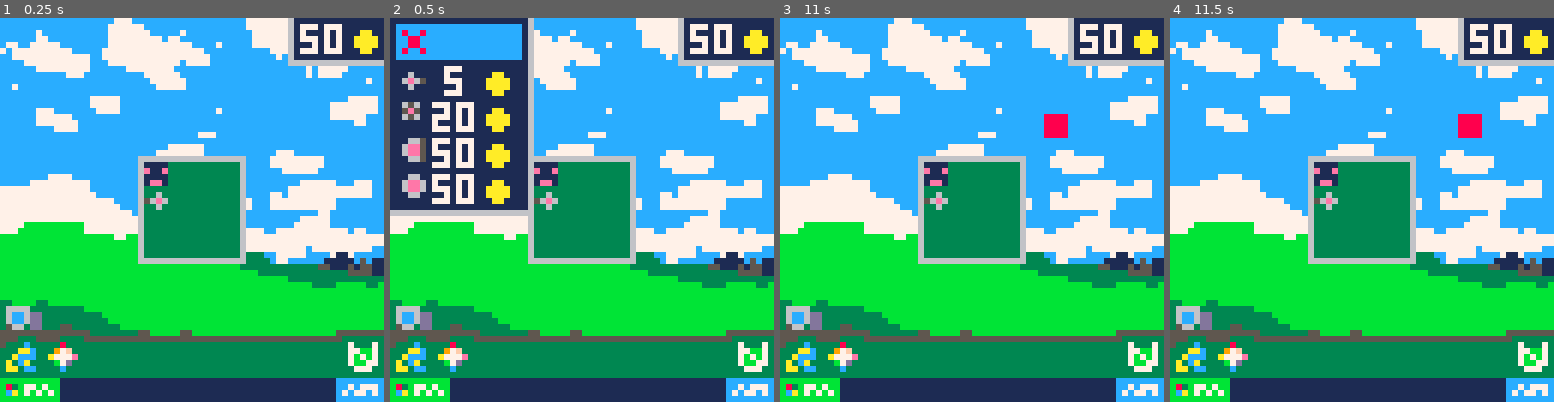
Above: before the commit, frames 1-4 (left to right).
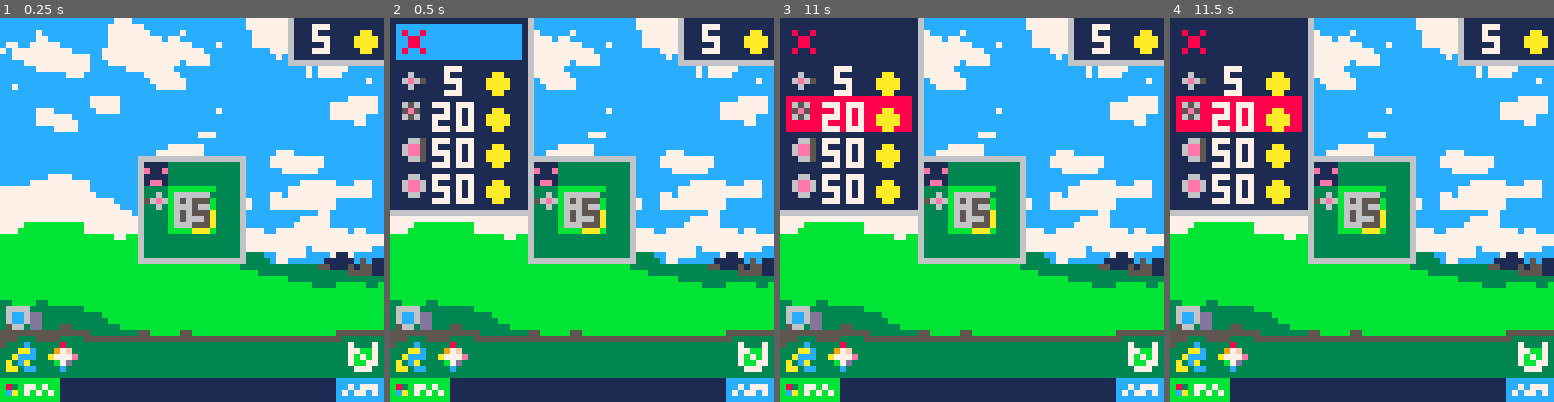
Above: after the commit, the same moments.

Repository: Darenn/Mr-Tobro
Game: PICO-8 cartridge lowrezjam.p8
Same seed, same stepped clock (60 frames per second), same inputs: the game is played once before the commit and once after it.
Inputs:
- Up to frame 1 (0.25 s): no input
- Up to frame 2 (0.5 s): tap X (X key) at 0.33 s
- Up to frame 3 (11 s): tap O (Z key) at 0.7, 1.7, 2.1, 2.5, 2.9, 3.3, 3.7, 4.1, 4.5, 4.9, 5.3, 5.7, 6.1, 6.5, 6.9, 7.3, 7.7, 8.1, 8.5, 8.9, 9.3, 9.7, 10.1, 10.5, 10.9 s; tap X (X key) at 1.07, 1.85, 2.97, 4.08, 5.2, 6.32, 7.43, 8.55, 9.67, 10.78 s; hold Right 1.6-2.1 s; hold Up 2.15-2.42 s; hold Right 2.47-3.03 s; hold Left 3.08-3.58 s; hold Down 3.63-3.97 s; hold Right 4.02-4.68 s; hold Up 4.73-5.03 s; hold Left 5.08-5.68 s; hold Down 5.73-6.03 s; hold Right 6.08-6.58 s; hold Right 6.63-7.13 s; hold Up 7.18-7.45 s; hold Right 7.5-8.07 s; hold Left 8.12-8.62 s; hold Down 8.67-9 s; hold Right 9.05-9.72 s; hold Up 9.77-10.07 s; hold Left 10.12-10.72 s; hold Down from 10.77 s (still down)
- Up to frame 4 (11.5 s): release Down at 11.07 s; hold Right from 11.12 s (still down); tap O (Z key) at 11.3 s

The runs differ from the first frame. In frame 1, 2.0% of the frame differs, in the area x 43-90%, y 1-57%; in frame 2, 2.0%; in frame 3, 21%, in the area x 0-90%, y 0-57%; in frame 4, 21%.

Commit message:
Part 1 LD.

Diff:
--- a/lowrezjam.p8
+++ b/lowrezjam.p8
@@ -17,7 +17,9 @@
 g_player = nil
 g_spawner = nil
 g_tobro_window = nil
-g_money = 50
+g_money = 5
+g_hp = 5
+g_game_over = false
 
 g_bullets = {}
 g_enemies = {}
@@ -33,6 +35,10 @@
     end
   end
 
+function game_over()
+  g_game_over = true
+  music(g_sound_manager.patterns.window_xp_outro)
+end
 
 function _init()
   -- make the game in 64x64
@@ -43,12 +49,12 @@
   g_spawner = create_spawner()
   g_tobro_window = create_tobro_window({x=6,y=6},4,4)
   create_level(g_spawner)
-  music(1)
+  --music(g_sound_manager.patterns.window_xp_intro)
 end
 
 function _update()
     update_menu(g_menu)
-    if (g_in_menu) then return end
+    if (g_in_menu or g_game_over) then return end
     update_buildings()
     update_player(g_player)
     update_bullets()
@@ -106,15 +112,22 @@
   cls()
   map(0, 0, 0, 0, 8, 8)
   draw_tobro_window(g_tobro_window)
+
+
+  draw_spawn_zones()
+  draw_enemies()
   draw_player(g_player)
   draw_buildings()
-  draw_spawn_zones()
   draw_bullets()
-  draw_enemies()
   if (g_in_menu) then
     draw_menu(g_menu)
   end
   draw_ui()
+
+  if g_game_over then
+    print("game over", 14, 17, 14)
+    print("press x", 19, 46, 14)
+  end
 end
 
 function draw_bullets()
@@ -124,11 +137,8 @@
 end
 
 function draw_enemies()
-  for i=#g_enemies - 1, 1, -1 do
+  for i=#g_enemies, 1, -1 do
     draw_enemy(g_enemies[i])
-  end
-  for e in all(g_enemies) do
- --   draw_enemy(e)
   end
 end
 
@@ -260,10 +270,9 @@
   return mget(x / 2, y / 2) == walkable_tile
 end
 
-function is_walkable(position)
-  --return mget(position.x / 2, position.y / 2) == walkable_tile
-  local pos = {x = position.x / 2, y = position.y /2}
-  return is_in_tobro_window(g_tobro_window, position)
+function is_walkable(tile_position)
+  local is_in_core = tile_position.x >= 7 and tile_position.x <= 8 and tile_position.y >= 7 and tile_position.y <= 8
+  return is_in_tobro_window(g_tobro_window, tile_position) and not is_in_core
 end
 
 function collide(obj, other)
@@ -592,6 +602,7 @@
 
 function update_menu(menu)
   if (btnp(5)) then
+    if (g_game_over) then run() end
     on_menu_pressed(menu)
   end
   if (not g_in_menu) then return end
@@ -855,7 +866,7 @@
   return copy
 end
 
-function create_info_enemy(x, y, w, h, hp, speed, right_sprite_id, up_sprite_id)
+function create_info_enemy(x, y, w, h, hp, price, speed, right_sprite_id, up_sprite_id)
   local enemy = {}
   enemy.pos = {}
   enemy.pos.x = x
@@ -871,12 +882,13 @@
   enemy.right_sprite_id = right_sprite_id
   enemy.up_sprite_id = up_sprite_id
   enemy.last_update_time = time()
+  enemy.price = price
   return enemy
 end
 
 function kill(enemy)
   del(g_enemies, enemy)
-  g_money += 1
+  g_money += enemy.price
   sfx(g_sound_manager.sfx_list.basic_enemy_dies)
 end
 
@@ -886,9 +898,9 @@
 g_enemy_type.big = 3
 
 g_enemies_info = {}
-g_enemies_info[g_enemy_type.basic] = create_info_enemy(0, 0, 6, 6, 1, 0.75, 8, 8)
-g_enemies_info[g_enemy_type.fast] = create_info_enemy(0, 0, 4, 4, 1, 1.5, 16, 16)
-g_enemies_info[g_enemy_type.big] = create_info_enemy(0, 0, 8, 8, 1, 0.5, 17, 17)
+g_enemies_info[g_enemy_type.basic] = create_info_enemy(0, 0, 6, 6, 1, 1, 0.75, 8, 8)
+g_enemies_info[g_enemy_type.fast] = create_info_enemy(0, 0, 4, 4, 1, 2, 1.5, 16, 16)
+g_enemies_info[g_enemy_type.big] = create_info_enemy(0, 0, 8, 8, 6, 5, 0.5, 17, 17)
 
 
 function update_enemy(enemy)
@@ -908,6 +920,12 @@
     enemy.direction.y = 0
   end
 
+  -- the enemy is in the middle
+  if(enemy.direction.y == 0 and enemy.direction.x == 0) then
+    lost_hp()
+    kill(enemy)
+  end
+
   if (time() - enemy.last_update_time > 1 / enemy.speed) then
     enemy.last_update_time = time()
     enemy.pos.x += enemy.direction.x
@@ -922,33 +940,234 @@
 --Spawner
 function create_level(spawner)
 
+  -- idea
+  -- make the ennemies pop in circle so that the player can streak them
+
   -- before start
 
   create_building(6, 7, e_orientation.left, building_type.canon)
+
+
+  -- advices
+  -- 3 seconds between basics on same spot(to see them)
   -- at start
 
-  local s1 = {x=0* tile_size, y=7* tile_size};
-  spawn_zone(2, s1, spawner)
-  spawn_enemy(3, g_enemy_type.basic, s1, spawner)
-
-  local s2 = {x=7 * tile_size, y=0* tile_size}
-  spawn_zone(5, s2, spawner)
-  spawn_enemy(6, g_enemy_type.basic, s2, spawner)
-  spawn_enemy(9, g_enemy_type.basic, s1, spawner)
-  spawn_enemy(10, g_enemy_type.basic, s2, spawner)
-  spawn_enemy(14, g_enemy_type.basic, s1, spawner)
-
-  local s3 = {x=15* tile_size, y=7* tile_size}
+  -- tutorial
+
+  local s1 = {x=0* tile_size, y=7* tile_size}; -- midleft
+  spawn_zone(3, s1, spawner)
+  spawn_enemy(6, g_enemy_type.basic, s1, spawner)
+
+  local s2 = {x=7 * tile_size, y=0* tile_size} -- midtop
+  spawn_zone(10, s2, spawner)
+  spawn_enemy(10, g_enemy_type.basic, s1, spawner)
+
+  -- to anounce the arrival of enemies on the right
+  local s3 = {x=15* tile_size, y=7* tile_size} -- midright
   spawn_zone(10, s3, spawner)
-  spawn_enemy(17, g_enemy_type.basic, s3, spawner)
+  spawn_enemy(13, g_enemy_type.basic, s2, spawner)
+  spawn_enemy(16, g_enemy_type.basic, s2, spawner)
+  spawn_enemy(13, g_enemy_type.basic, s1, spawner)
+
+  -- enough money to build a third canon
+  spawn_enemy(18, g_enemy_type.basic, s3, spawner)
   spawn_enemy(20, g_enemy_type.basic, s1, spawner)
-  spawn_enemy(20, g_enemy_type.basic, s2, spawner)
+  spawn_enemy(22, g_enemy_type.basic, s2, spawner)
   spawn_enemy(24, g_enemy_type.basic, s3, spawner)
   spawn_enemy(26, g_enemy_type.basic, s2, spawner)
 
-
-  spawn_enemy(3, g_enemy_type.fast, s2, spawner)
-  spawn_enemy(3, g_enemy_type.big, s3, spawner)
+  -- learn about faster enemies
+  spawn_enemy(30, g_enemy_type.fast, s3, spawner)
+  spawn_enemy(30, g_enemy_type.basic, s1, spawner)
+
+  -- end tutorial 34 s
+  -- enough to build a fourth canon
+  -- 3 golds
+  local s4 = {x=7 * tile_size, y=15* tile_size} -- midbot
+  spawn_zone(31, s4, spawner)
+  spawn_enemy(35, g_enemy_type.basic, s1, spawner)
+  spawn_enemy(35, g_enemy_type.basic, s2, spawner)
+  spawn_enemy(35, g_enemy_type.basic, s3, spawner)
+  spawn_enemy(35, g_enemy_type.basic, s4, spawner)
+  spawn_enemy(38, g_enemy_type.basic, s1, spawner)
+  spawn_enemy(38, g_enemy_type.basic, s2, spawner)
+  spawn_enemy(38, g_enemy_type.basic, s3, spawner)
+  spawn_enemy(38, g_enemy_type.basic, s4, spawner)
+  spawn_enemy(44, g_enemy_type.fast, s1, spawner)
+  spawn_enemy(44, g_enemy_type.fast, s2, spawner)
+  spawn_enemy(44, g_enemy_type.fast, s3, spawner)
+  spawn_enemy(44, g_enemy_type.fast, s4, spawner)
+
+  -- 19 golds
+  -- buy a new canon
+  local s5 = {x=9 * tile_size, y=15* tile_size} -- midbot
+  spawn_zone(45, s5, spawner)
+  spawn_enemy(50, g_enemy_type.basic, s1, spawner)
+  spawn_enemy(50, g_enemy_type.basic, s2, spawner)
+  spawn_enemy(50, g_enemy_type.basic, s3, spawner)
+  spawn_enemy(50, g_enemy_type.basic, s4, spawner)
+  spawn_enemy(50, g_enemy_type.basic, s5, spawner)
+
+  spawn_enemy(54, g_enemy_type.basic, s3, spawner)
+  spawn_enemy(54, g_enemy_type.basic, s4, spawner)
+  spawn_enemy(54, g_enemy_type.basic, s5, spawner)
+  spawn_enemy(55, g_enemy_type.fast, s1, spawner)
+  spawn_enemy(55, g_enemy_type.fast, s2, spawner)
+
+
+  -- 26 golds
+  -- might want to try a multiple canon
+  local s6 = {x=0 * tile_size, y=8* tile_size} -- midbot
+  spawn_zone(60, s6, spawner)
+  local s7 = {x=15 * tile_size, y=8* tile_size} -- midbot
+  spawn_zone(60, s7, spawner)
+  spawn_enemy(62, g_enemy_type.basic, s1, spawner)
+  spawn_enemy(62, g_enemy_type.basic, s2, spawner)
+  spawn_enemy(62, g_enemy_type.basic, s3, spawner)
+  spawn_enemy(62, g_enemy_type.basic, s4, spawner)
+  spawn_enemy(62, g_enemy_type.basic, s5, spawner)
+
+  spawn_enemy(67, g_enemy_type.fast, s7, spawner)
+  spawn_enemy(67, g_enemy_type.fast, s6, spawner)
+  spawn_enemy(67, g_enemy_type.fast, s5, spawner)
+  spawn_enemy(70, g_enemy_type.basic, s7, spawner)
+  spawn_enemy(70, g_enemy_type.basic, s6, spawner)
+  spawn_enemy(70, g_enemy_type.basic, s5, spawner)
+
+
+  -- 20 golds
+  -- show the big
+  spawn_enemy(78, g_enemy_type.big, s6, spawner)
+
+  -- try for force him realize enemies on the diagonals are hard to hit
+  local s8 = {x=15 * tile_size, y=4* tile_size} -- rightmidup
+  spawn_zone(84, s8, spawner)
+  local s9 = {x=0 * tile_size, y=4* tile_size} -- leftmidup
+  spawn_zone(88, s9, spawner)
+
+  spawn_enemy(94, g_enemy_type.fast, s1, spawner)
+  spawn_enemy(94, g_enemy_type.fast, s2, spawner)
+  spawn_enemy(94, g_enemy_type.fast, s3, spawner)
+  spawn_enemy(94, g_enemy_type.fast, s4, spawner)
+  spawn_enemy(94, g_enemy_type.fast, s5, spawner)
+  spawn_enemy(94, g_enemy_type.fast, s6, spawner)
+  spawn_enemy(94, g_enemy_type.fast, s7, spawner)
+  spawn_enemy(94, g_enemy_type.basic, s8, spawner)
+  spawn_enemy(94, g_enemy_type.basic, s9, spawner)
+
+  spawn_enemy(99, g_enemy_type.basic, s1, spawner)
+  spawn_enemy(99, g_enemy_type.basic, s2, spawner)
+  spawn_enemy(99, g_enemy_type.basic, s3, spawner)
+  spawn_enemy(99, g_enemy_type.basic, s4, spawner)
+  spawn_enemy(99, g_enemy_type.basic, s5, spawner)
+  spawn_enemy(99, g_enemy_type.basic, s6, spawner)
+  spawn_enemy(99, g_enemy_type.basic, s7, spawner)
+
+  -- 48 golds
+  spawn_growth(110, 4, 8, spawner)
+
+  spawn_enemy(117, g_enemy_type.fast, s1, spawner)
+  spawn_enemy(117, g_enemy_type.fast, s2, spawner)
+  spawn_enemy(117, g_enemy_type.fast, s3, spawner)
+  spawn_enemy(117, g_enemy_type.fast, s4, spawner)
+  spawn_enemy(117, g_enemy_type.fast, s5, spawner)
+  spawn_enemy(117, g_enemy_type.fast, s6, spawner)
+  spawn_enemy(117, g_enemy_type.fast, s7, spawner)
+  spawn_enemy(117, g_enemy_type.fast, s8, spawner)
+  spawn_enemy(113, g_enemy_type.fast, s9, spawner)
+
+  -- 66 golds
+  local s10 = {x=0 * tile_size, y=12* tile_size} -- leftmidup
+  spawn_zone(115, s10, spawner)
+  local s11 = {x=15 * tile_size, y=12* tile_size} -- leftmidup
+  spawn_zone(119, s11, spawner)
+
+  spawn_enemy(125, g_enemy_type.basic, s1, spawner)
+  spawn_enemy(125, g_enemy_type.fast, s2, spawner)
+  spawn_enemy(125, g_enemy_type.basic, s3, spawner)
+  spawn_enemy(125, g_enemy_type.big, s4, spawner)
+  spawn_enemy(125, g_enemy_type.basic, s5, spawner)
+  spawn_enemy(125, g_enemy_type.fast, s6, spawner)
+  spawn_enemy(125, g_enemy_type.basic, s7, spawner)
+  spawn_enemy(125, g_enemy_type.fast, s8, spawner)
+  spawn_enemy(125, g_enemy_type.fast, s9, spawner)
+
+  spawn_enemy(138, g_enemy_type.basic, s1, spawner)
+  spawn_enemy(138, g_enemy_type.fast, s2, spawner)
+  spawn_enemy(138, g_enemy_type.basic, s3, spawner)
+  spawn_enemy(138, g_enemy_type.basic, s4, spawner)
+  spawn_enemy(138, g_enemy_type.fast, s5, spawner)
+  spawn_enemy(138, g_enemy_type.basic, s6, spawner)
+  spawn_enemy(138, g_enemy_type.basic, s7, spawner)
+  spawn_enemy(138, g_enemy_type.fast, s8, spawner)
+  spawn_enemy(138, g_enemy_type.basic, s9, spawner)
+  spawn_enemy(138, g_enemy_type.basic, s10, spawner)
+  spawn_enemy(138, g_enemy_type.basic, s11, spawner)
+
+  spawn_enemy(148, g_enemy_type.basic, s1, spawner)
+  spawn_enemy(148, g_enemy_type.basic, s2, spawner)
+  spawn_enemy(148, g_enemy_type.fast, s3, spawner)
+  spawn_enemy(148, g_enemy_type.basic, s4, spawner)
+  spawn_enemy(148, g_enemy_type.basic, s5, spawner)
+  spawn_enemy(148, g_enemy_type.fast, s6, spawner)
+  spawn_enemy(148, g_enemy_type.big, s7, spawner)
+  spawn_enemy(148, g_enemy_type.basic, s8, spawner)
+  spawn_enemy(148, g_enemy_type.basic, s9, spawner)
+  spawn_enemy(148, g_enemy_type.basic, s10, spawner)
+  spawn_enemy(148, g_enemy_type.fast, s11, spawner)
+
+  local s12 = {x=15 * tile_size, y=5* tile_size} -- leftmidup
+  spawn_zone(145, s12, spawner)
+  local s13 = {x=0 * tile_size, y=5* tile_size} -- leftmidup
+  spawn_zone(150, s13, spawner)
+
+  spawn_enemy(158, g_enemy_type.basic, s1, spawner)
+  spawn_enemy(158, g_enemy_type.basic, s2, spawner)
+  spawn_enemy(158, g_enemy_type.fast, s3, spawner)
+  spawn_enemy(158, g_enemy_type.basic, s4, spawner)
+  spawn_enemy(158, g_enemy_type.basic, s5, spawner)
+  spawn_enemy(158, g_enemy_type.basic, s6, spawner)
+  spawn_enemy(158, g_enemy_type.fast, s7, spawner)
+  spawn_enemy(158, g_enemy_type.basic, s8, spawner)
+  spawn_enemy(158, g_enemy_type.fast, s9, spawner)
+  spawn_enemy(158, g_enemy_type.basic, s10, spawner)
+  spawn_enemy(158, g_enemy_type.basic, s11, spawner)
+  spawn_enemy(158, g_enemy_type.basic, s12, spawner)
+  spawn_enemy(158, g_enemy_type.basic, s13, spawner)
+
+  spawn_enemy(168, g_enemy_type.big, s1, spawner)
+  spawn_enemy(168, g_enemy_type.fast, s2, spawner)
+  spawn_enemy(168, g_enemy_type.basic, s3, spawner)
+  spawn_enemy(168, g_enemy_type.basic, s4, spawner)
+  spawn_enemy(168, g_enemy_type.fast, s5, spawner)
+  spawn_enemy(168, g_enemy_type.basic, s6, spawner)
+  spawn_enemy(168, g_enemy_type.basic, s7, spawner)
+  spawn_enemy(168, g_enemy_type.fast, s8, spawner)
+  spawn_enemy(168, g_enemy_type.basic, s9, spawner)
+  spawn_enemy(168, g_enemy_type.basic, s10, spawner)
+  spawn_enemy(168, g_enemy_type.basic, s11, spawner)
+  spawn_enemy(168, g_enemy_type.basic, s12, spawner)
+  spawn_enemy(168, g_enemy_type.fast, s13, spawner)
+
+  local s14 = {x=0 * tile_size, y=10* tile_size} -- leftmidup
+  spawn_zone(172, s14, spawner)
+  local s15 = {x=6 * tile_size, y=0* tile_size} -- leftmidup
+  spawn_zone(175, s15, spawner)
+
+  spawn_enemy(178, g_enemy_type.basic, s1, spawner)
+  spawn_enemy(178, g_enemy_type.basic, s2, spawner)
+  spawn_enemy(178, g_enemy_type.fast, s3, spawner)
+  spawn_enemy(178, g_enemy_type.basic, s4, spawner)
+  spawn_enemy(178, g_enemy_type.basic, s5, spawner)
+  spawn_enemy(178, g_enemy_type.fast, s6, spawner)
+  spawn_enemy(178, g_enemy_type.big, s7, spawner)
+  spawn_enemy(178, g_enemy_type.basic, s8, spawner)
+  spawn_enemy(178, g_enemy_type.basic, s9, spawner)
+  spawn_enemy(178, g_enemy_type.basic, s10, spawner)
+  spawn_enemy(178, g_enemy_type.fast, s11, spawner)
+  spawn_enemy(178, g_enemy_type.basic, s12, spawner)
+  spawn_enemy(178, g_enemy_type.fast, s13, spawner)
+
 
 end
 
@@ -956,6 +1175,7 @@
   local spawner = {}
   spawner.enemies_to_spawn = {}
   spawner.zone_to_spawn = {}
+  spawner.growth_to_spawn = {}
   spawner.last_update_time = time()
   spawner.step = 0 -- one step per second
   return spawner
@@ -973,6 +1193,13 @@
     spawner.zone_to_spawn[spawn_step] = {}
   end
   add(spawner.zone_to_spawn[spawn_step], {pos = pos})
+end
+
+function spawn_growth(spawn_step, tile_w, tile_h, spawner)
+  if (spawner.growth_to_spawn[spawn_step]) == nil then
+    spawner.growth_to_spawn[spawn_step] = {}
+  end
+  add(spawner.growth_to_spawn[spawn_step], {tile_w = tile_w, tile_h = tile_h})
 end
 
 
@@ -994,6 +1221,19 @@
     if (spawn_table != nil) then
       for zone in all(spawn_table) do
         create_spawn_zone(zone.pos)
+      end
+    end
+
+    -- spawn growth
+    local spawn_table = spawner.growth_to_spawn[spawner.step]
+    if (spawn_table != nil) then
+      for growth in all(spawn_table) do
+        local xoffset = (growth.tile_w-g_tobro_window.tile_w) / 2
+        local yoffset = (growth.tile_h-g_tobro_window.tile_h) / 2
+        g_tobro_window.tile_w = growth.tile_w
+        g_tobro_window.tile_h = growth.tile_h
+        g_tobro_window.tile_pos.x -= xoffset
+        g_tobro_window.tile_pos.y -= yoffset
       end
     end
 
@@ -1045,11 +1285,23 @@
 function update_tobro_window()
 end
 
+function lost_hp()
+  g_hp -=1
+  if g_hp <= 0 then
+    g_hp = 0
+    game_over()
+  end
+end
+
 function draw_tobro_window(win)
   local p_pos = get_pixel_pos(win.tile_pos.x, win.tile_pos.y)
   local p_poswh = get_pixel_pos(win.tile_pos.x+ win.tile_w, win.tile_pos.y + win.tile_h)
   rectfill(p_pos.x - 1, p_pos.y - 1, p_poswh.x, p_poswh.y, 6)
   rectfill(p_pos.x, p_pos.y, p_poswh.x - 1, p_poswh.y -1, 3)
+
+  -- draw core
+  local hp_sprite = {77, 76, 75, 74, 73, 72}
+  spr(hp_sprite[g_hp + 1], 28, 28)
 end
 
 --UI
@@ -1104,7 +1356,7 @@
 
 __gfx__
 000000001111000000000000050000000665000055550000656000000660000022222200e0000000000000000500000065600000066500005555000006600000
-00000000e11e000006000000060000006ee500006ee600005e5000006ee60000288882000000000006000000060000005c5000006cc500006cc600006cc60000
+00000000e11e000006000000060000006ee500006ee600005e5000006ee600002bbbb2000000000006000000060000005c5000006cc500006cc600006cc60000
 00700700111100006e6500006e6000006ee500006ee60000656000006ee6000022222200000000006c6500006c600000656000006cc500006cc600006cc60000
 000770001ee100000600000006000000066500000660000000000000066000000022000000000000060000000600000000000000066500000660000006600000
 00077000000000000000000000000000000000000000000000000000000000000222200000000000000000000000000000000000000000000000000000000000
@@ -1112,7 +1364,7 @@
 00000000000000000000000000000000000000000000000000000000000000000000000000000000000000000000000000000000000000000000000000000000
 00000000000000000000000000000000000000000000000000000000000000000000000000000000000000000000000000000000000000000000000000000000
 22200000022222200000000000000000000000000000000000000000000000000000000000000000000000000000000000000000000000000000000000000000
-28200000022002200000000000000000000000000000000000000000000000000000000000000000000000000000000000000000000000000000000000000000
+29200000022002200000000000000000000000000000000000000000000000000000000000000000000000000000000000000000000000000000000000000000
 22200000288228820000000000000000000000000000000000000000000000000000000000000000000000000000000000000000000000000000000000000000
 00000000022882200000000000000000000000000000000000000000000000000000000000000000000000000000000000000000000000000000000000000000
 00000000022882200000000000000000000000000000000000000000000000000000000000000000000000000000000000000000000000000000000000000000
@@ -1135,14 +1387,14 @@
 00000000000000000000000000000000000000000000000000000000000000000000000000000000000000000000000000000000000000000000000000000000
 00000000000000000000000000000000000000000000000000000000000000000000000000000000000000000000000000000000000000000000000000000000
 00000000000000000000000000000000000000000000000000000000000000000000000000000000000000000000000000000000000000000000000000000000
-e0000000bbbb0000888800006d6c05700aa0000080080000eeee0000000000000000000000000000000000000000000000000000000000000000000000000000
-00000000bbbb0000888800000bd6e576aaaa000008800000eeee0000000000000000000000000000000000000000000000000000000000000000000000000000
-00000000bbbb00008888000008055570aaaa000008800000eeee0000000000000000000000000000000000000000000000000000000000000000000000000000
-00000000bbbb0000888800000d8526070aa0000080080000eeee0000000000000000000000000000000000000000000000000000000000000000000000000000
-000000000000000000000000765ebe0c000000000000000000000000000000000000000000000000000000000000000000000000000000000000000000000000
-000000000000000000000000870b55c0000000000000000000000000000000000000000000000000000000000000000000000000000000000000000000000000
-0000000000000000000000007d6b7ec0000000000000000000000000000000000000000000000000000000000000000000000000000000000000000000000000
-000000000000000000000000060700c0000000000000000000000000000000000000000000000000000000000000000000000000000000000000000000000000
+e0000000bbbb0000888800006d6c05700aa0000080080000eeee00000ee0ee00bbbbbbbbbbbbbbbbbbbbbbbbbbbbbbbbbbbbbbbbbbbbbbbb0000000000000000
+00000000bbbb0000888800000bd6e576aaaa000008800000eeee0000eeeeeee0b6666660b6666660b6666660b6666660b6666660b66666600000000000000000
+00000000bbbb00008888000008055570aaaa000008800000eeee0000eeeeeee0b656555bb656565bb656555bb656555bb656556bb656555b0000000000000000
+00000000bbbb0000888800000d8526070aa0000080080000eeee0000eeeeeee0b666566bb666565bb666665bb666665bb666656bb666565b0000000000000000
+000000000000000000000000765ebe0c0000000000000000000000000eeeee00b656555ab656555ab656555ab656555ab656656ab656565a0000000000000000
+000000000000000000000000870b55c000000000000000000000000000eee000b656665ab656665ab656665ab656566ab656656ab656565a0000000000000000
+0000000000000000000000007d6b7ec0000000000000000000000000000e0000b666555ab666665ab666555ab666555ab666555ab666555a0000000000000000
+000000000000000000000000060700c000000000000000000000000000000000bbbbaaabbbbbaaabbbbbaaabbbbbaaabbbbbaaabbbbbaaab0000000000000000
 00000000000000000000000000000000000000000000000000000000000000000000000000000000000000000000000000000000000000000000000000000000
 00000000000000000000000000000000000000000000000000000000000000000000000000000000000000000000000000000000000000000000000000000000
 00000000000000000000000000000000000000000000000000000000000000000000000000000000000000000000000000000000000000000000000000000000
Not shown, changed: the sound effects (__sfx__) section of lowrezjam.p8
Not shown, changed: LowRezJam.p8c
